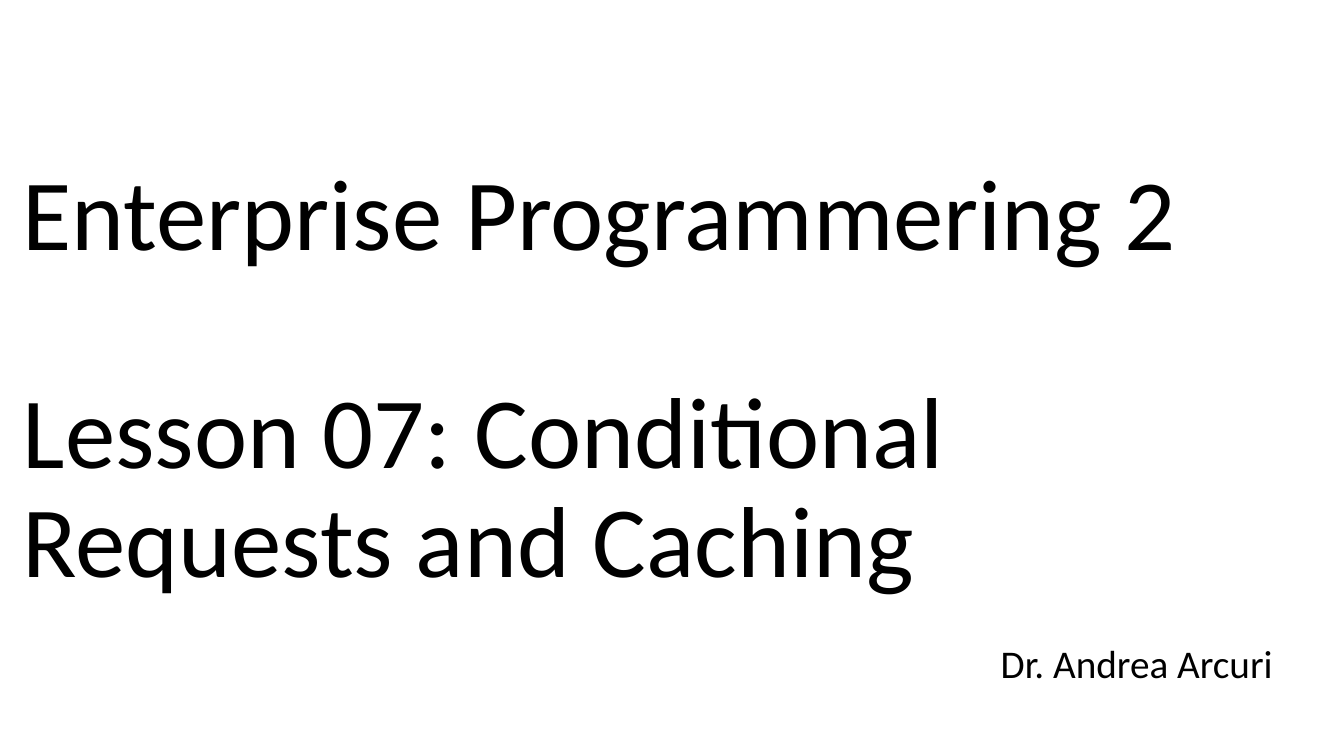
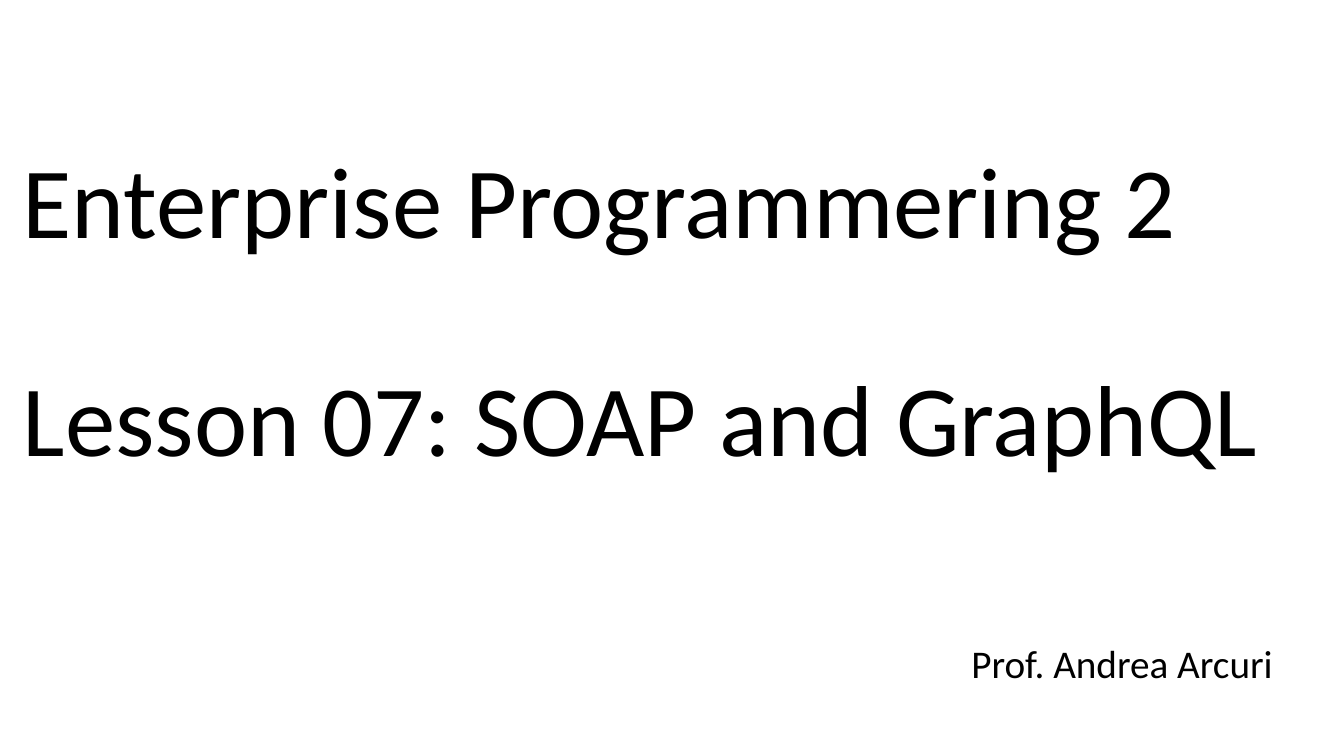
Before and after one commit to arcuri82/testing_security_development_enterprise_systems, a slide deck: slide 1 of doc/advanced/slides/lesson_07.pptx. Drawn at 1344x756 pixels with LibreOffice and Linux fonts; fonts in the diff are those of the drawing. Boxes give left, top, right and bottom in pixels: in the first picture for what was removed or moved away, otherwise in the second. Text is boxed around its words. In the diff, an @@ line names an element or a change of style, - is before the commit and + after.

```diff
--- a/doc/advanced/slides/lesson_07.pptx
+++ b/doc/advanced/slides/lesson_07.pptx
@@ title at [23,168,1257,473]: text changed @@
-Enterprise Programmering 2
-Lesson 07: Conditional Requests and Caching
+Enterprise Programmering 2
+Lesson 07: SOAP and GraphQL
@@ subtitle at [971,650,1272,679]: text changed @@
-Dr. Andrea Arcuri
+Prof. Andrea Arcuri
```
Also in this commit, not shown: 2 other slides changed, 21 slides added, 26 slides removed, 17 other files.
